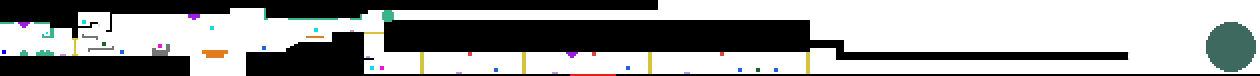
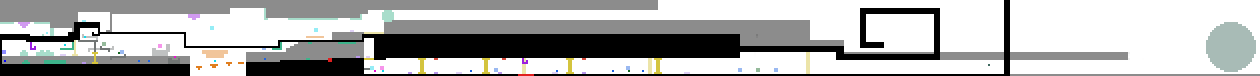
Layers edited between the first and the second w=1260, h=76 image:
added layer "Level 3 correto" above "Lvel 3" over 0, 0, 1010, 76
"Lvel 3": opacity 100% → 45% over 0, 0, 1260, 76
